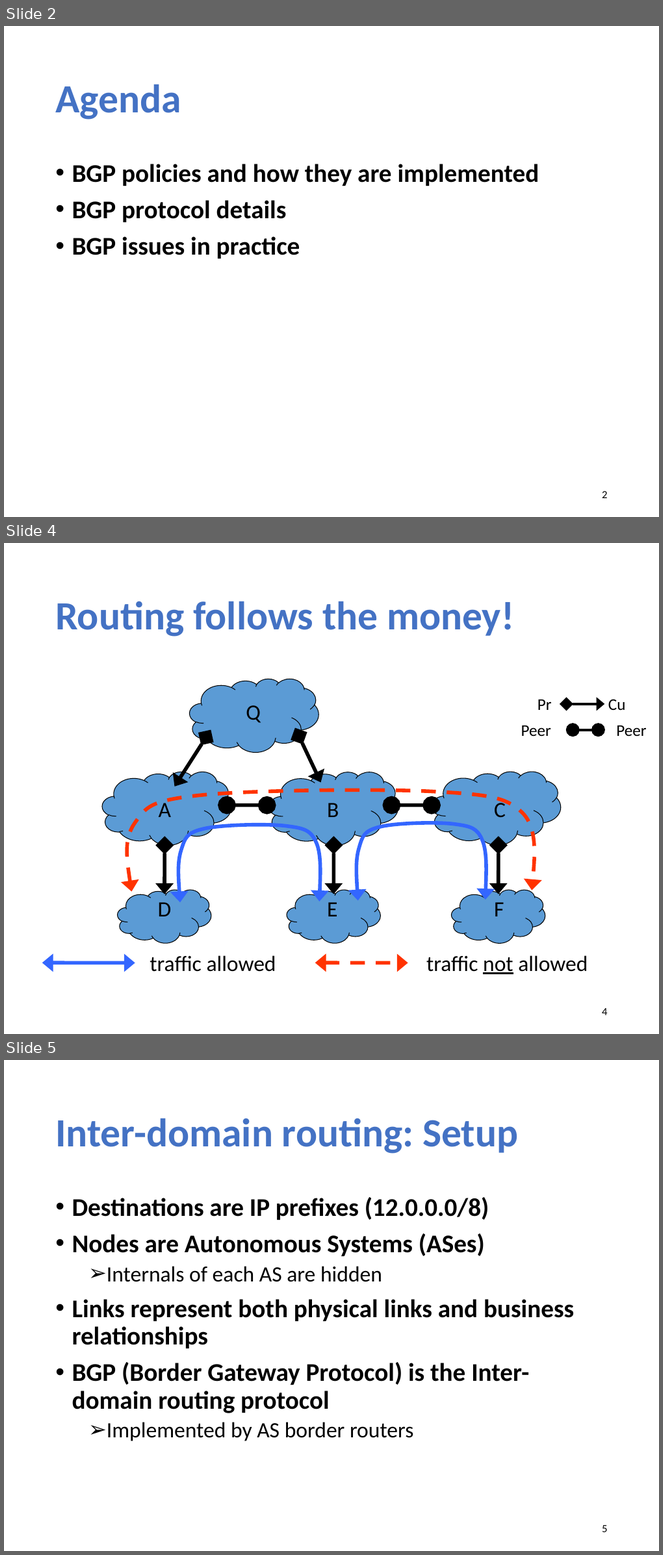
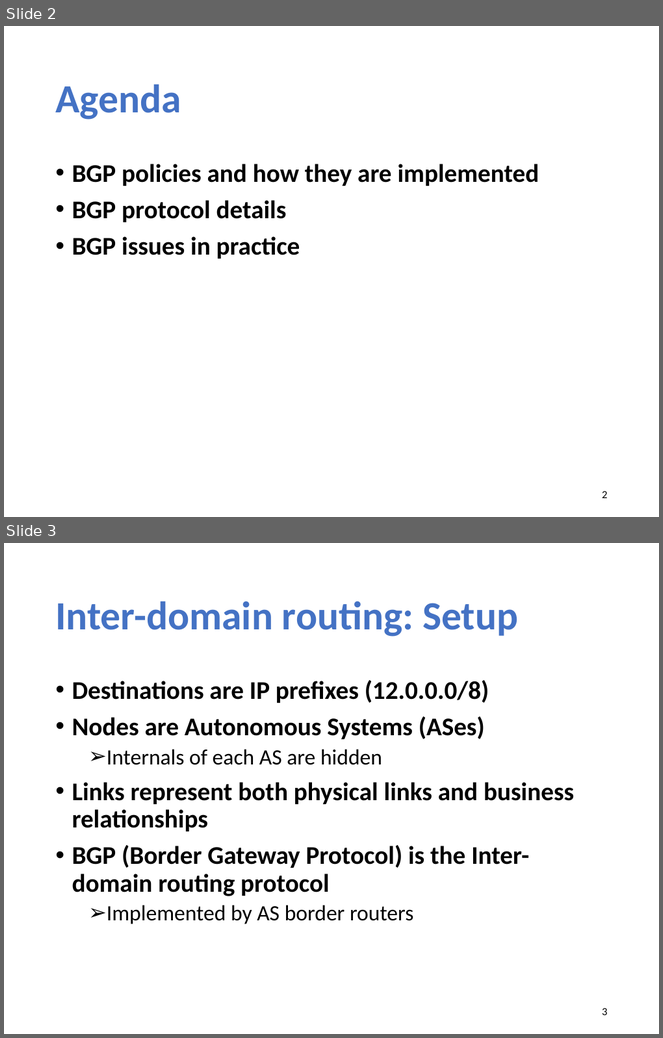
Before and after one commit to xinjin/course-net, a slide deck: slides/lec15_bgp.pptx. Shown one above the other, each under a label of ours: slides 2, 4 and 5 before the commit, slides 2 and 3 after it; the slides between them are not shown. The pictures are 663x1555 and 663x1038 pixels, drawn with LibreOffice and Linux fonts; fonts in the diff are those of the drawing. Boxes give left, top, right and bottom in pixels: in the first picture for what was removed or moved away, otherwise in the second. Text is boxed around its words. In the diff, an @@ line names an element or a change of style, - is before the commit and + after.

```diff
--- a/slides/lec15_bgp.pptx
+++ b/slides/lec15_bgp.pptx
@@ slide 4 removed at (4, 543, 659, 1034), background #FFFFFF @@
@@ title removed at (55, 601, 514, 637) @@
-Routing follows the money!
@@ cloud removed at (189, 679, 319, 752) @@
@@ text removed at (246, 705, 261, 723) @@
-Q
@@ double arrow removed from (206, 737) to (174, 787) @@
@@ double arrow removed from (299, 736) to (321, 783) @@
@@ group removed at (521, 699, 646, 736): 4 texts, 2 double arrows @@
-Pr
-Cu
-Peer
-Peer
@@ freeform shape removed at (123, 789, 540, 891) @@
@@ text removed at (159, 800, 171, 817) @@
-A
@@ text removed at (327, 803, 339, 817) @@
-B
@@ text removed at (494, 800, 506, 818) @@
-C
@@ freeform shape removed at (177, 824, 322, 902) @@
@@ freeform shape removed at (355, 822, 488, 901) @@
@@ group removed at (102, 772, 561, 944): 6 clouds, 5 double arrows @@
@@ text removed at (158, 902, 172, 917) @@
-D
@@ text removed at (327, 902, 337, 917) @@
-E
@@ text removed at (494, 902, 504, 917) @@
-F
@@ double arrow removed from (42, 963) to (135, 963) @@
@@ text removed at (150, 956, 276, 972) @@
-traffic allowed
@@ double arrow removed from (315, 963) to (408, 963) @@
@@ text removed at (426, 956, 588, 975) @@
-traffic not allowed
@@ page number removed at (602, 1008, 607, 1016) @@
-4
@@ what was slide 5 is now slide 3 @@
@@ page number at (602, 1008, 607, 1016): text changed @@
-5
+3
```
Also in this commit, not shown: 2 slides changed, 1 slide added, 2 other slides removed, 1 other file.
